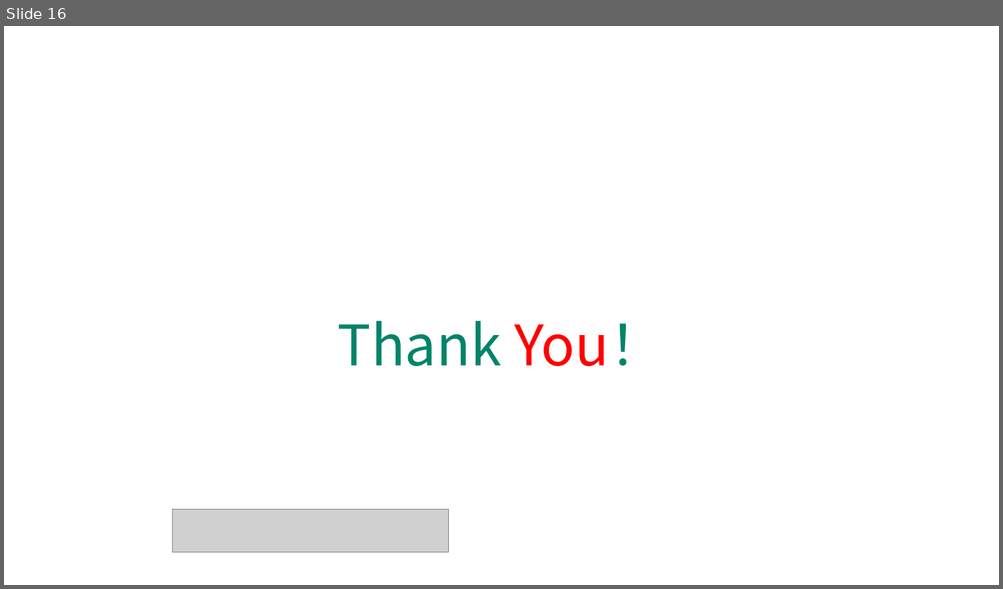
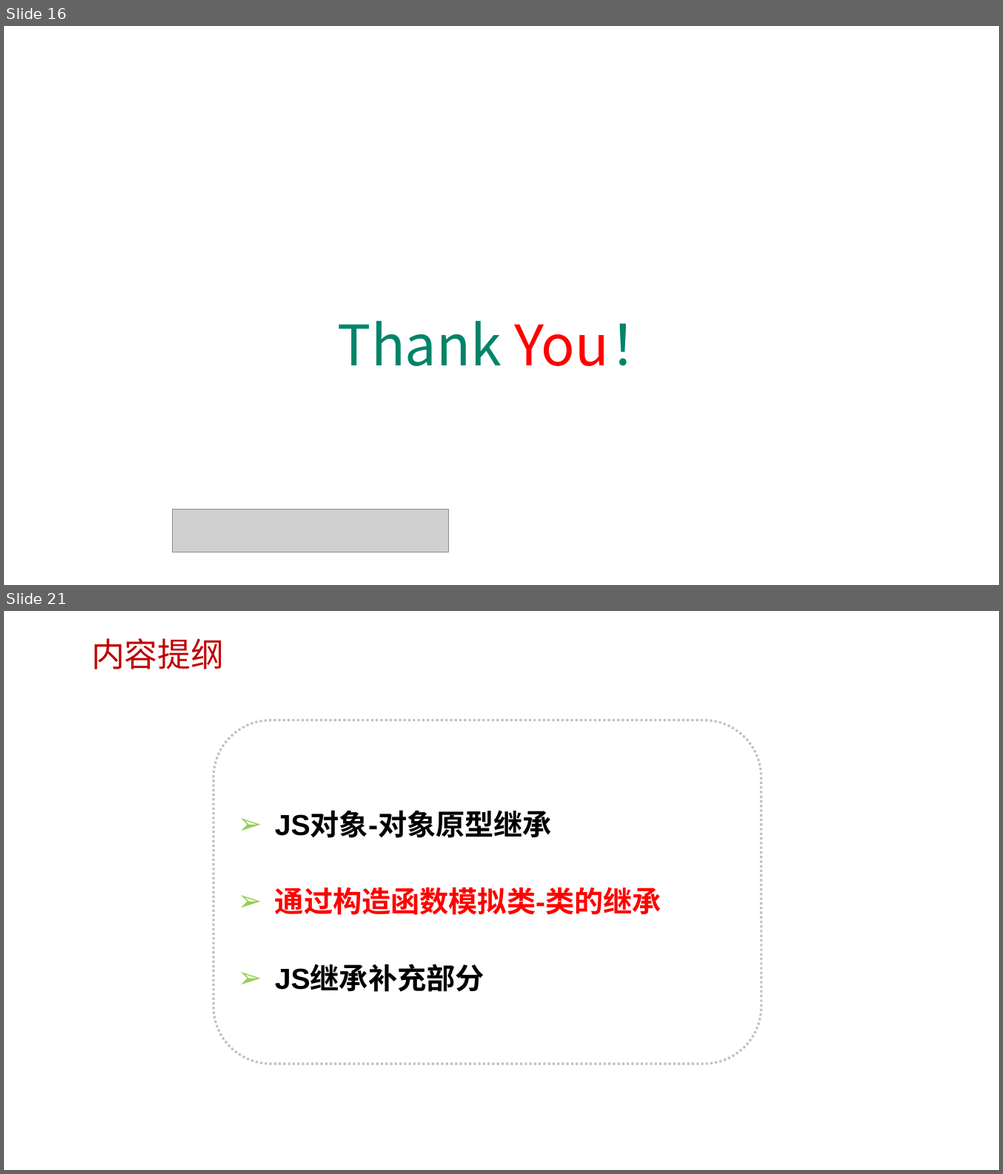
Before and after one commit to edu2act/course-javascript-advanced, a slide deck: 课程PPT/07.JavaScript面向对象编程 一.pptx. Shown one above the other, each under a label of ours: slide 16 before the commit, slides 16 and 21 after it; the slides between them are not shown. The pictures are 1003x589 and 1003x1174 pixels, drawn with LibreOffice and Linux fonts; fonts in the diff are those of the drawing; grey boxes stand for pictures; background and template pictures are left out. Boxes give left, top, right and bottom in pixels: in the first picture for what was removed or moved away, otherwise in the second. Text is boxed around its words. In the diff, an @@ line names an element or a change of style, - is before the commit and + after.

```diff
--- a/课程PPT/07.JavaScript面向对象编程 一.pptx
+++ b/课程PPT/07.JavaScript面向对象编程 一.pptx
@@ slide 21 added at <box>4,611,999,1170</box>, background picture (left out) @@
@@ text added at <box>91,638,224,669</box>, 32 pt, text #C00000 @@
+内容提纲
@@ rounded rectangle added at <box>213,721,761,1065</box>, outline #C0C0C0 2.25 pt dashed, 28 pt, text #000000, bold @@
+➢ JS对象-对象原型继承
+➢ 通过构造函数模拟类-类的继承
+➢ JS继承补充部分
```
Also in this commit, not shown: 10 slides changed, 4 other slides added, 1 slide removed, 11 other files.
